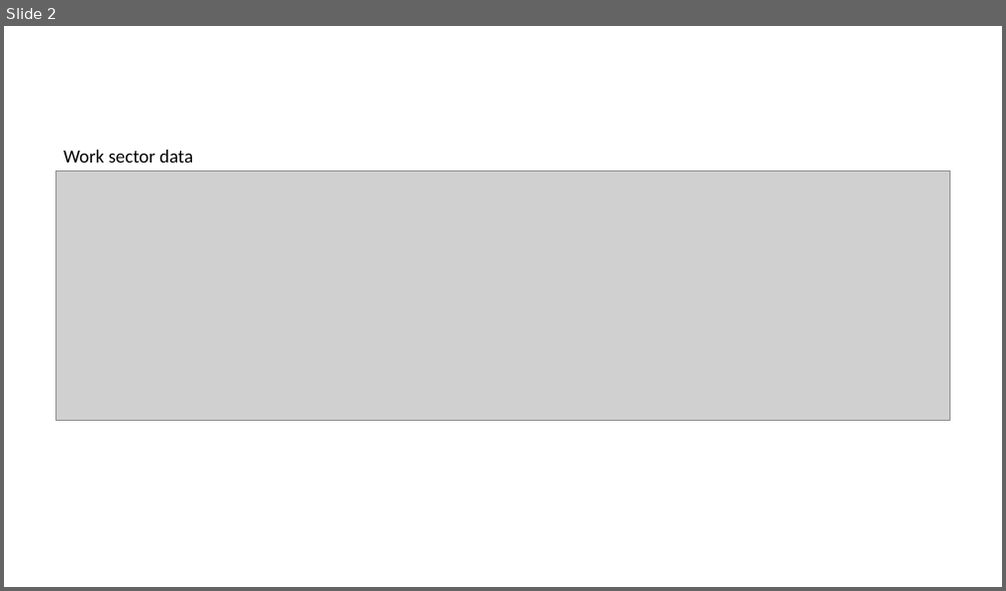
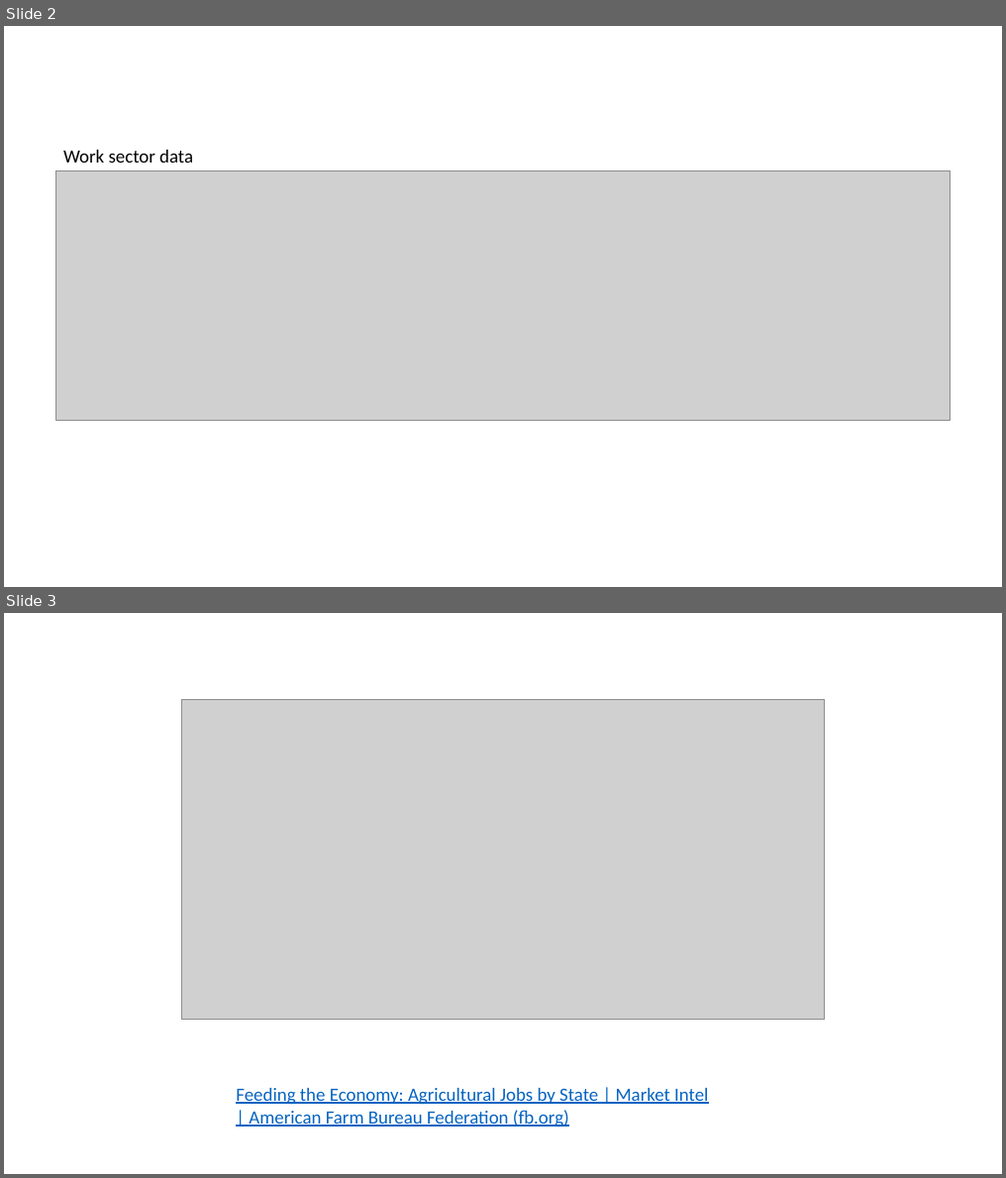
Before and after one commit to MiltonCardenas/Project1_GradMath, a slide deck: Graphics and Results Storage/Project Presentation.pptx. Shown one above the other, each under a label of ours: slide 2 before the commit, slides 2 and 3 after it. The pictures are 1006x591 and 1006x1178 pixels, drawn with LibreOffice and Linux fonts; fonts in the diff are those of the drawing; grey boxes stand for pictures. Boxes give left, top, right and bottom in pixels: in the first picture for what was removed or moved away, otherwise in the second. Text is boxed around its words. In the diff, an @@ line names an element or a change of style, - is before the commit and + after.

Commit message:
Data extraction modification
The addition of "Indiana" in the target analysis states

```diff
--- a/Graphics and Results Storage/Project Presentation.pptx
+++ b/Graphics and Results Storage/Project Presentation.pptx
@@ slide 3 added at [4,613,1002,1174], background #FFFFFF @@
@@ picture added at [181,699,825,1020] @@
@@ text added at [236,1088,708,1128], 18 pt, text #0563C1, underline @@
+Feeding the Economy: Agricultural Jobs by State | Market Intel | American Farm Bureau Federation (fb.org)
```
Also in this commit, not shown: 4 other files.
